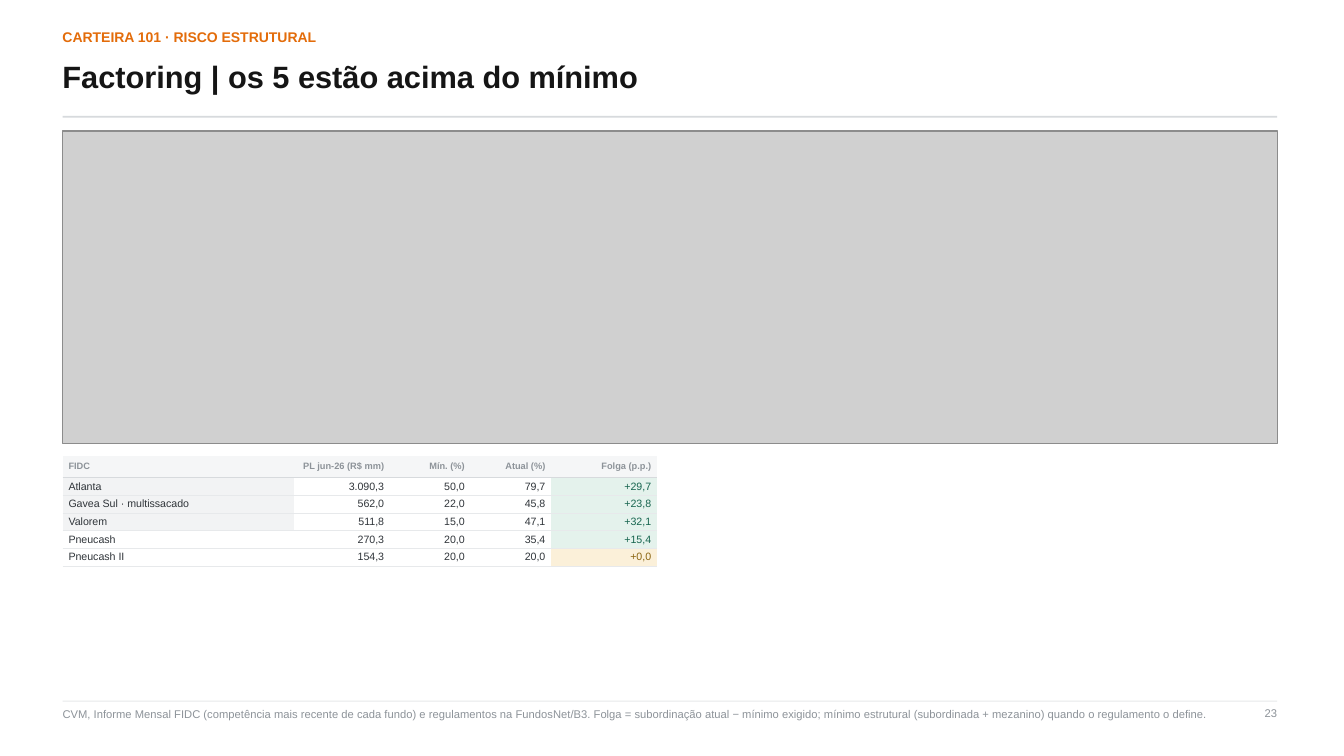
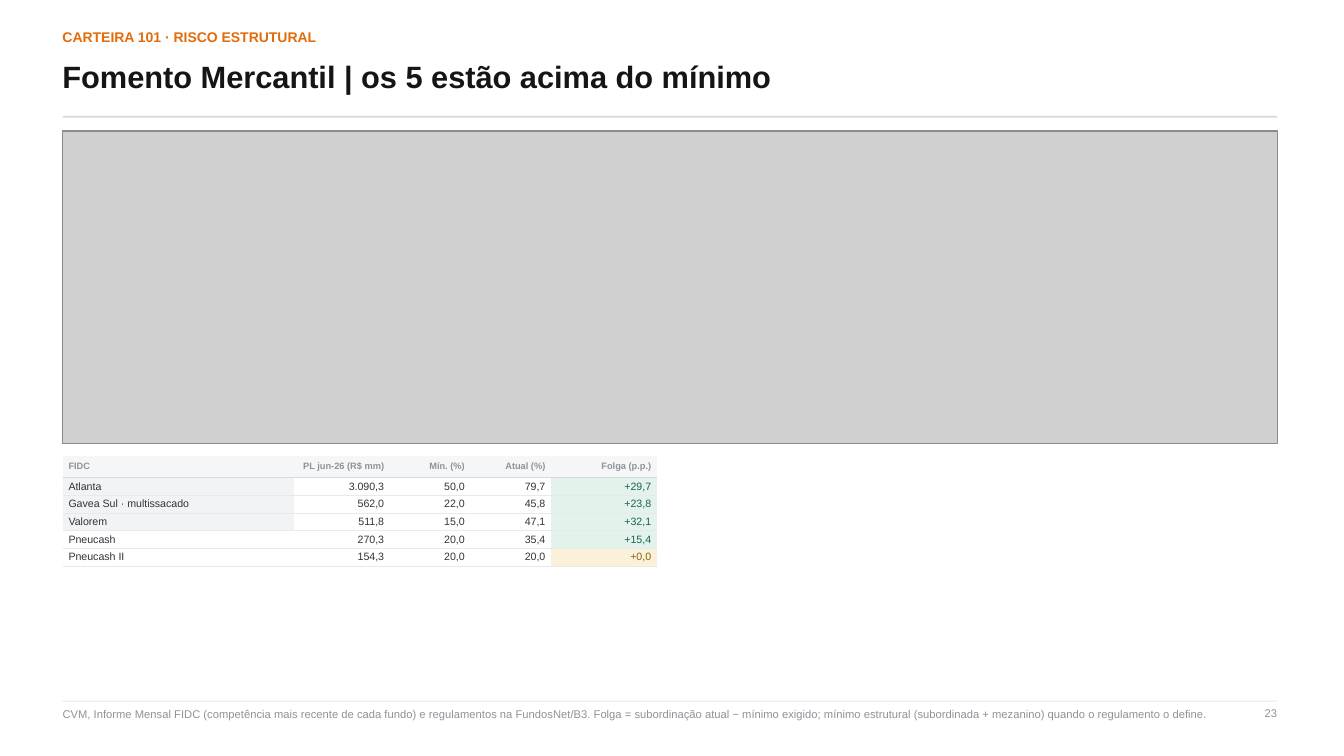
Before and after one commit to abalroar/fidc, a slide deck: slide 23 of outputs/deck_unificado/Panorama_FIDCs_com_Ranking_ANBIMA.pptx. Drawn at 1344x756 pixels with LibreOffice and Linux fonts; fonts in the diff are those of the drawing; grey boxes stand for pictures. Boxes give left, top, right and bottom in pixels: in the first picture for what was removed or moved away, otherwise in the second. Text is boxed around its words. In the diff, an @@ line names an element or a change of style, - is before the commit and + after.

```diff
--- a/outputs/deck_unificado/Panorama_FIDCs_com_Ranking_ANBIMA.pptx
+++ b/outputs/deck_unificado/Panorama_FIDCs_com_Ranking_ANBIMA.pptx
@@ text at (x1=62, y1=65, x2=771, y2=89): text changed @@
-Factoring | os 5 estão acima do mínimo
+Fomento Mercantil | os 5 estão acima do mínimo
```
Also in this commit, not shown: 7 other files.
